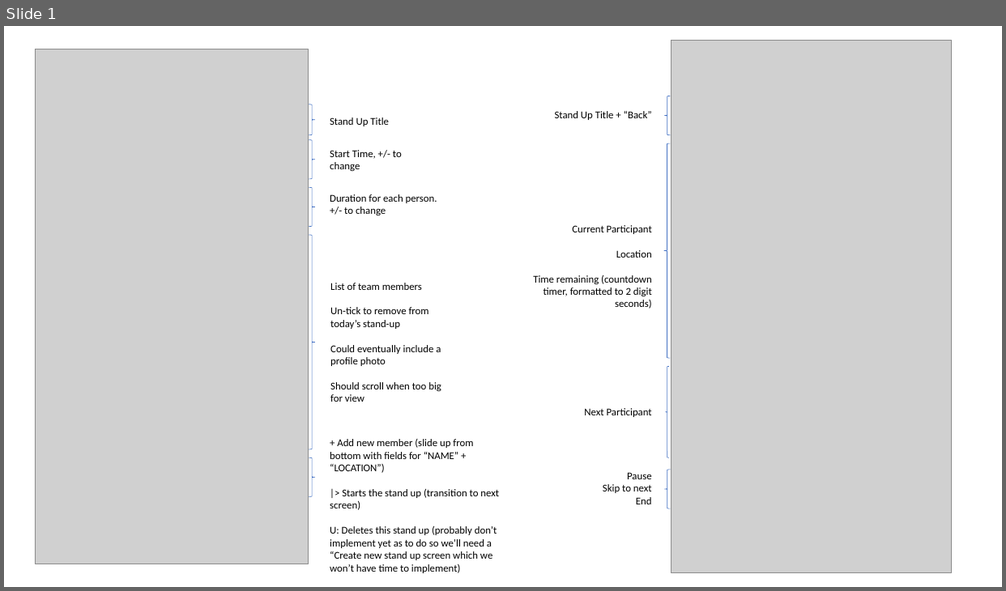
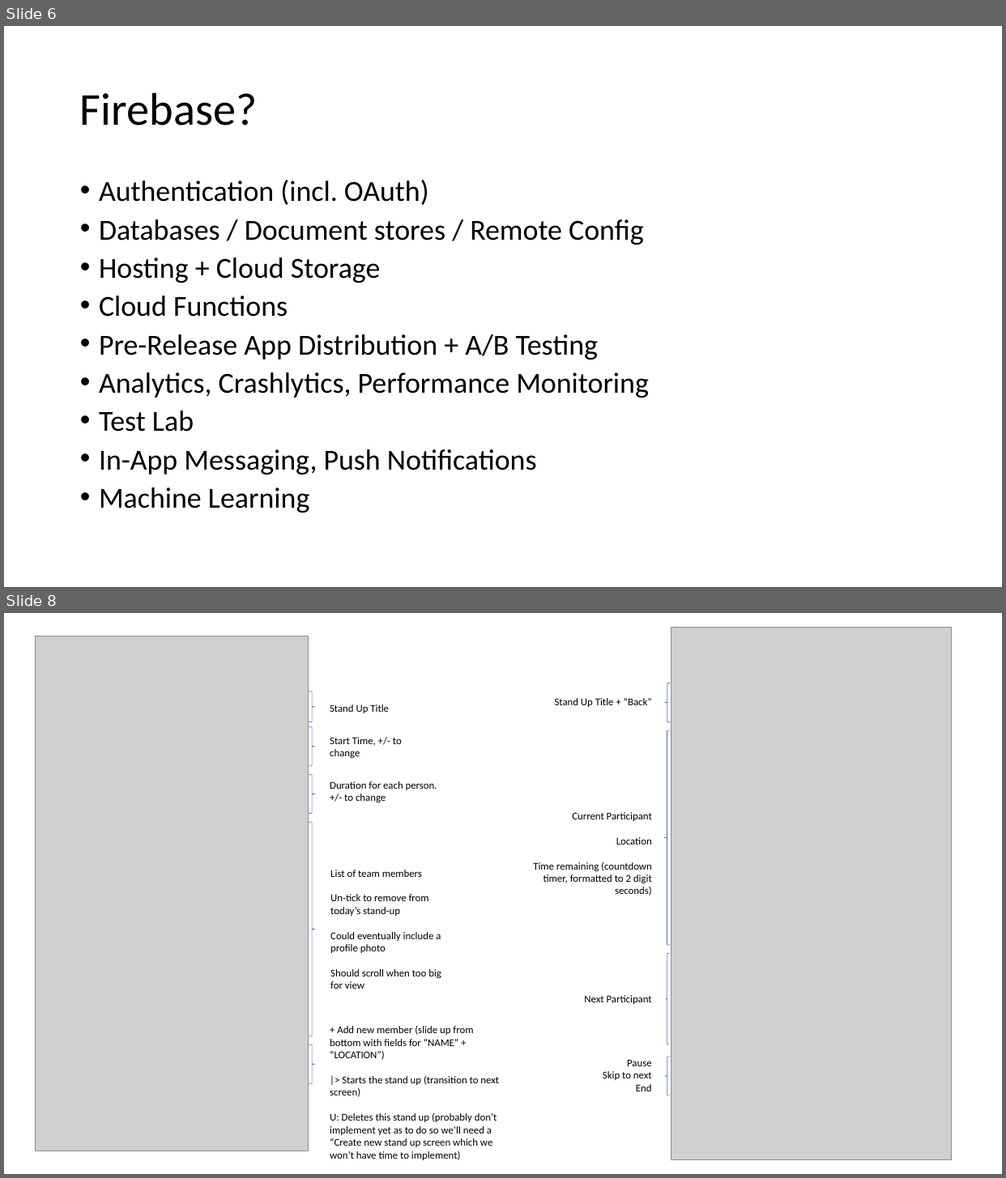
Before and after one commit to davefielding/stand-original, a slide deck: design/basic-design.pptx. Shown one above the other, each under a label of ours: slide 1 before the commit, slides 6 and 8 after it; the slides between them are not shown. The pictures are 1006x591 and 1006x1178 pixels, drawn with LibreOffice and Linux fonts; fonts in the diff are those of the drawing; grey boxes stand for pictures. Boxes give left, top, right and bottom in pixels: in the first picture for what was removed or moved away, otherwise in the second. Text is boxed around its words. In the diff, an @@ line names an element or a change of style, - is before the commit and + after.

```diff
--- a/design/basic-design.pptx
+++ b/design/basic-design.pptx
@@ slide 6 added at (x1=4, y1=26, x2=1002, y2=587), background #FFFFFF @@
@@ title added at (x1=80, y1=92, x2=258, y2=126), 44 pt, text #000000 @@
+Firebase?
@@ text added at (x1=99, y1=180, x2=649, y2=513), 28 pt, text #000000 @@
+• Authentication (incl. OAuth)
+• Databases / Document stores / Remote Config
+• Hosting + Cloud Storage
+• Cloud Functions
+• Pre-Release App Distribution + A/B Testing
+• Analytics, Crashlytics, Performance Monitoring
+• Test Lab
+• In-App Messaging, Push Notifications
+• Machine Learning
@@ what was slide 1 is now slide 8 @@
```
Also in this commit, not shown: 12 other slides added.
